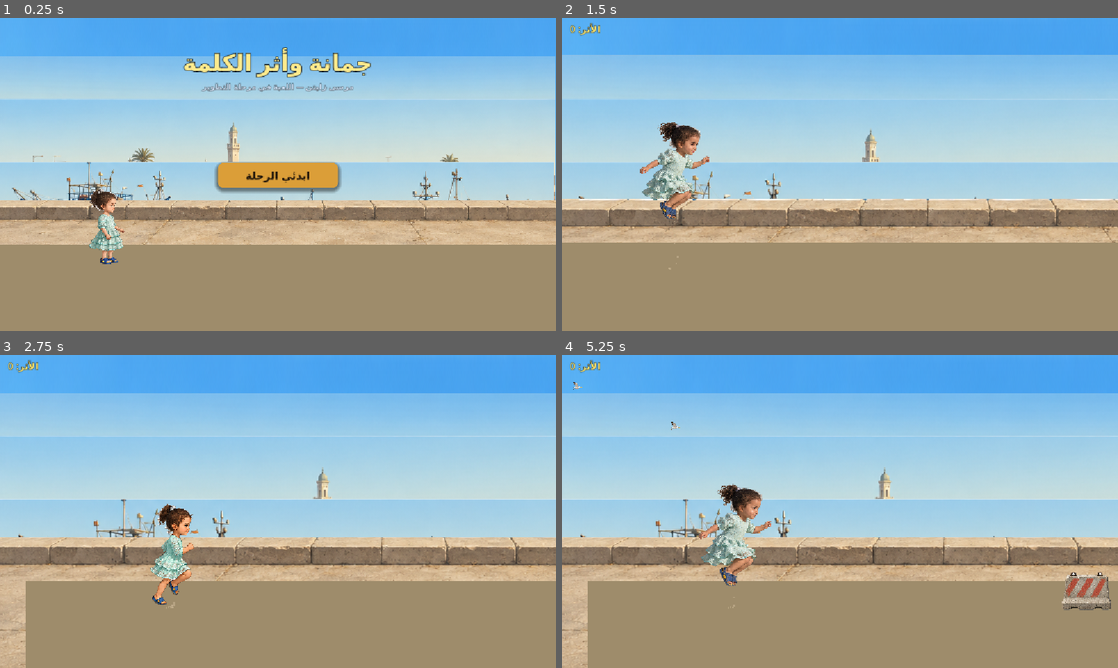
Above: before the commit, frames 1-4 (two rows, left to right).
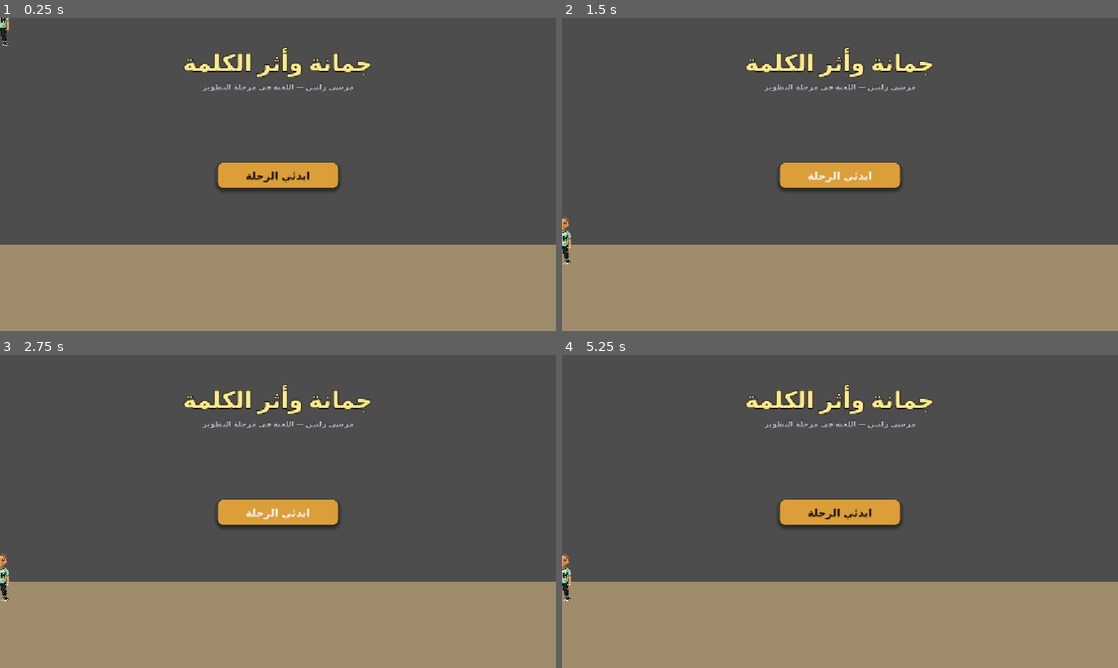
Above: after the commit, the same moments.

Repository: HamzaJwan/Ali-s-Runner
Game: Godot game, scene res://scenes/level2/Level2_Marsa_Playable.tscn
The game is run twice, just before and just after one commit, with the same random seed, the same clock (stepped at 60 frames per second) and the same inputs. This scene is started directly instead of the project's main scene.
Inputs (mouse positions are in pixels of both pictures, inside the frame that each line leads up to):
- Up to frame 1 (0.25 s): no input
- Up to frame 2 (1.5 s): click "ابدئي الرحلة" at 0.5 s; click (840, 174) at 1.25 s, where only the run after the commit has a clickable "ابدئي الرحلة"
- Up to frame 3 (2.75 s): click (278, 511) at 2 s, where only the run after the commit has a clickable "ابدئي الرحلة"
- Up to frame 4 (5.25 s): tap Enter (ui_accept) at 2.75, 3.02, 3.77 s; move the mouse to (962, 495) at 2.77 s; click (962, 495) at 2.92 s; move the mouse to (728, 527) at 3.52 s; click (728, 527) at 3.67 s; move the mouse to (895, 442) at 4.27 s; click (895, 442) at 4.42 s; move the mouse to (812, 574) at 5.02 s; click (812, 574) at 5.17 s

The runs differ from the first frame. In frame 1, 70% of the frame differs, in the area x 0-100%, y 0-79%; in frame 2, 72%; in frame 3, 74%; in frame 4, 74%, in the area x 0-100%, y 0-100%.
Error after the commit: Parse Error: Identifier "poly" not declared in the current scope. (res://scripts/level2/level2_marsa_playable.gd:366)

Commit message:
level2: fix duplicate collectibles, Jomana IDLE stuck, background seams
Collectibles:
- _apply_l2_collectible_visual() now hides ShardSprite (the hearts/stars
  animation sheet from collectible.gd._apply_visual()) in addition to Polygon2D
- Only the L2 pink/gold shard is now visible per collectible
- Root cause: collectible.gd sets ShardSprite.visible=true in _ready() before
  our callback runs; we must explicitly suppress it

Jomana IDLE stuck during gameplay:
- Added auto-RUN push in _process(): if started+active and Jomana.get_pose()==IDLE,
  force set_pose(RUN)
- Root cause: player.reset_player() timing edge cases with landed signal
- Added get_pose() accessor to jomana_player_visual.gd

Background seams (white horizontal lines):
- level2_environment_visual.setup() adds a large sky-blue ColorRect (z=-10)
  behind all layers as a solid fill; any gap between layer images now shows
  sky blue instead of white
- This handles seams from layer top-edge pixels without modifying owner art

Co-Authored-By: Claude Sonnet 4.6 <noreply@anthropic.com>

Diff:
--- a/scripts/level2/character/jomana_player_visual.gd
+++ b/scripts/level2/character/jomana_player_visual.gd
@@ -50,6 +50,9 @@
 func is_using_placeholder() -> bool:
 	return _using_placeholder
 
+func get_pose() -> Pose:
+	return _current_pose
+
 
 func set_speed(speed: float) -> void:
 	if _anim == null:
--- a/scripts/level2/environment/level2_environment_visual.gd
+++ b/scripts/level2/environment/level2_environment_visual.gd
@@ -12,11 +12,33 @@
 var _missing: Array[String] = []
 
 
+## Approximate sky blue from bg_sky_marsa.png — used as solid backdrop fill
+## so any gap between layers shows sky color instead of white/black.
+const SKY_FILL_COLOR := Color(0.53, 0.78, 0.96, 1.0)
+
 ## Call once from Level2_Marsa_Playable._ready() with the $Background node.
 ## Returns true if at least one real layer was loaded.
 func setup(background_node: Node2D) -> bool:
 	_loaded_count = 0
 	_missing.clear()
+
+	# Add a sky-colored fill FIRST so any seam between layers shows sky, not white.
+	# This ColorRect is camera-relative; the parallax code repositions it each frame
+	# alongside the sky layer via the L2_SkyLayer node.
+	var sky_fill := background_node.get_node_or_null("L2_SkyFill")
+	if sky_fill == null:
+		var fill := ColorRect.new()
+		fill.name = "L2_SkyFill"
+		fill.color = SKY_FILL_COLOR
+		# Very large so it always covers even at zoom 0.95; sky layer re-positions it.
+		fill.size = Vector2(VIEW_W * 3.0, VIEW_H * 4.0)
+		fill.position = Vector2(-VIEW_W, -VIEW_H * 1.5)
+		fill.z_index = -10
+		var sky_node := background_node.get_node_or_null("L2_SkyLayer")
+		if sky_node != null:
+			sky_node.add_child(fill)
+		else:
+			background_node.add_child(fill)
 
 	var layers := MANIFEST.get_background_layers()
 	for node_name: String in layers:
--- a/scripts/level2/level2_marsa_playable.gd
+++ b/scripts/level2/level2_marsa_playable.gd
@@ -227,6 +227,12 @@
 	# Always update background positions (start screen, gameplay, checkpoint).
 	_update_background_parallax()
 
+	# If gameplay is active and Jomana is stuck in IDLE, push her to RUN.
+	# Catches any timing edge-case where set_pose(RUN) was missed.
+	if started and not game_over and not checkpoint_active and not countdown_active:
+		if is_instance_valid(_jomana_vis) and _jomana_vis.get_pose() == _jomana_vis.Pose.IDLE:
+			_jomana_vis.set_pose(_jomana_vis.Pose.RUN)
+
 	if started and not game_over and not checkpoint_active and not countdown_active:
 		_animate_boats(delta)
 		# Smooth look-ahead: slide camera position.x toward a target
@@ -347,10 +353,13 @@
 
 
 func _apply_l2_collectible_visual(c: Node) -> void:
-	# Hide the Level 1 yellow diamond Polygon2D.
-	var poly := c.get_node_or_null("Polygon2D")
-	if poly != null:
-		poly.visible = false
+	# Hide ALL Level 1 collectible visuals:
+	# - Polygon2D (yellow star placeholder, visible when no texture found)
+	# - ShardSprite (Sprite2D with the hearts/stars animation sheet from collectible.gd)
+	for node_name in ["Polygon2D", "ShardSprite"]:
+		var n := c.get_node_or_null(node_name)
+		if n != null:
+			(n as Node2D).visible = false
 	# Load Level 2 أثر shard PNG.
 	var path := L2_MANIFEST.COL_SHARD_SINGLE
 	if not L2_MANIFEST.file_exists(path):
